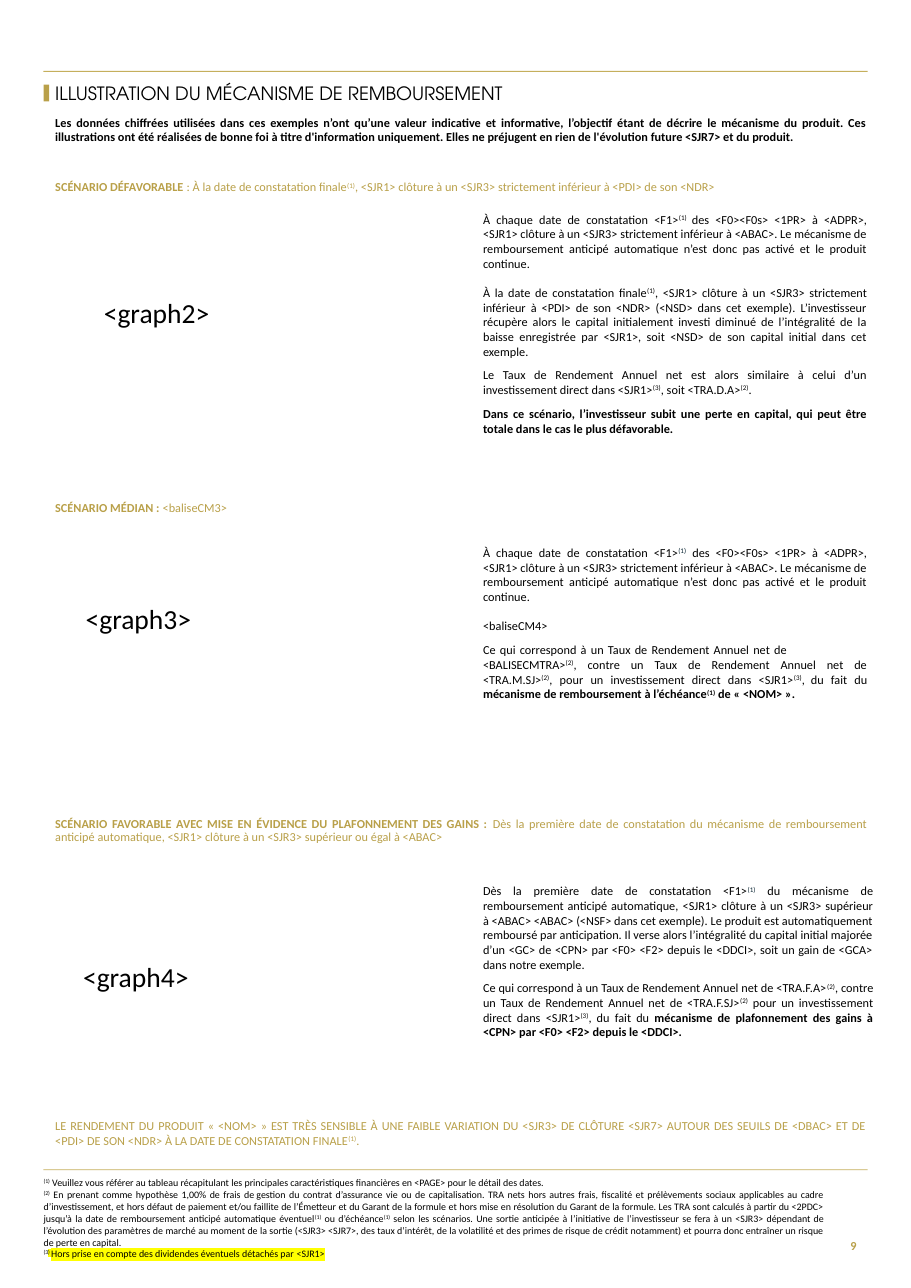
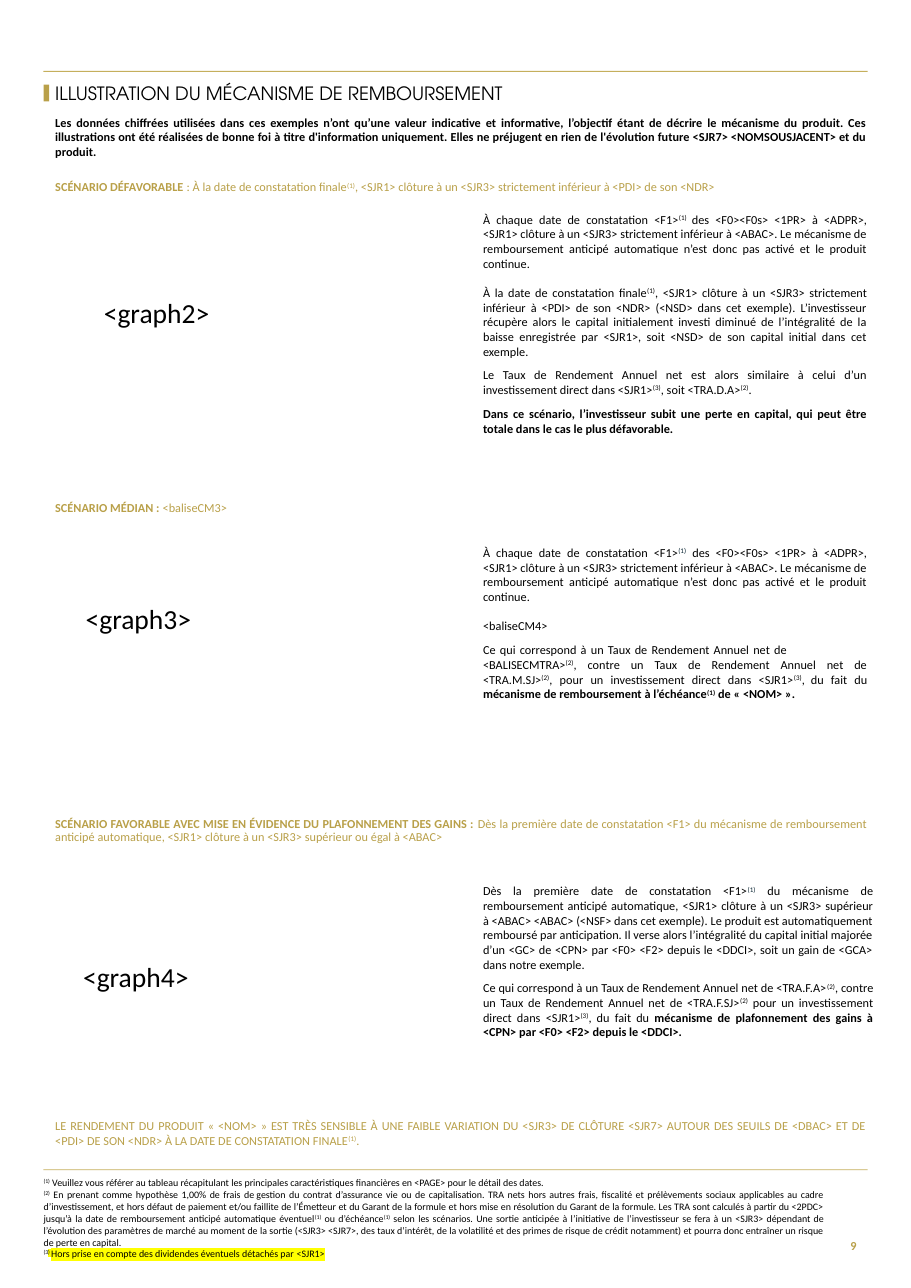
Before and after one commit to guillaumejacquin/Moulinette_Brochure_Equitim, a slide deck: slide 9 of Templates/BNP.pptx. Drawn at 911x1288 pixels with LibreOffice and Linux fonts; fonts in the diff are those of the drawing; background and template pictures are left out. Boxes give left, top, right and bottom in pixels: in the first picture for what was removed or moved away, otherwise in the second. Text is boxed around its words. In the diff, an @@ line names an element or a change of style, - is before the commit and + after.

```diff
--- a/Templates/BNP.pptx
+++ b/Templates/BNP.pptx
@@ text at (55,118,866,158): text changed @@
-Les données chiffrées utilisées dans ces exemples n’ont qu’une valeur indicative et informative, l’objectif étant de décrire le mécanisme du produit. Ces illustrations ont été réalisées de bonne foi à titre d'information uniquement. Elles ne préjugent en rien de l'évolution future <SJR7> et du produit.
+Les données chiffrées utilisées dans ces exemples n’ont qu’une valeur indicative et informative, l’objectif étant de décrire le mécanisme du produit. Ces illustrations ont été réalisées de bonne foi à titre d'information uniquement. Elles ne préjugent en rien de l'évolution future <SJR7> <NOMSOUSJACENT> et du produit.
@@ text at (55,818,867,843): text changed @@
-SCÉNARIO FAVORABLE AVEC MISE EN ÉVIDENCE DU PLAFONNEMENT DES GAINS : Dès la première date de constatation du mécanisme de remboursement anticipé automatique, <SJR1> clôture à un <SJR3> supérieur ou égal à <ABAC>
+SCÉNARIO FAVORABLE AVEC MISE EN ÉVIDENCE DU PLAFONNEMENT DES GAINS : Dès la première date de constatation <F1> du mécanisme de remboursement anticipé automatique, <SJR1> clôture à un <SJR3> supérieur ou égal à <ABAC>
```
Also in this commit, not shown: 3 other slides changed, 13 other files.
